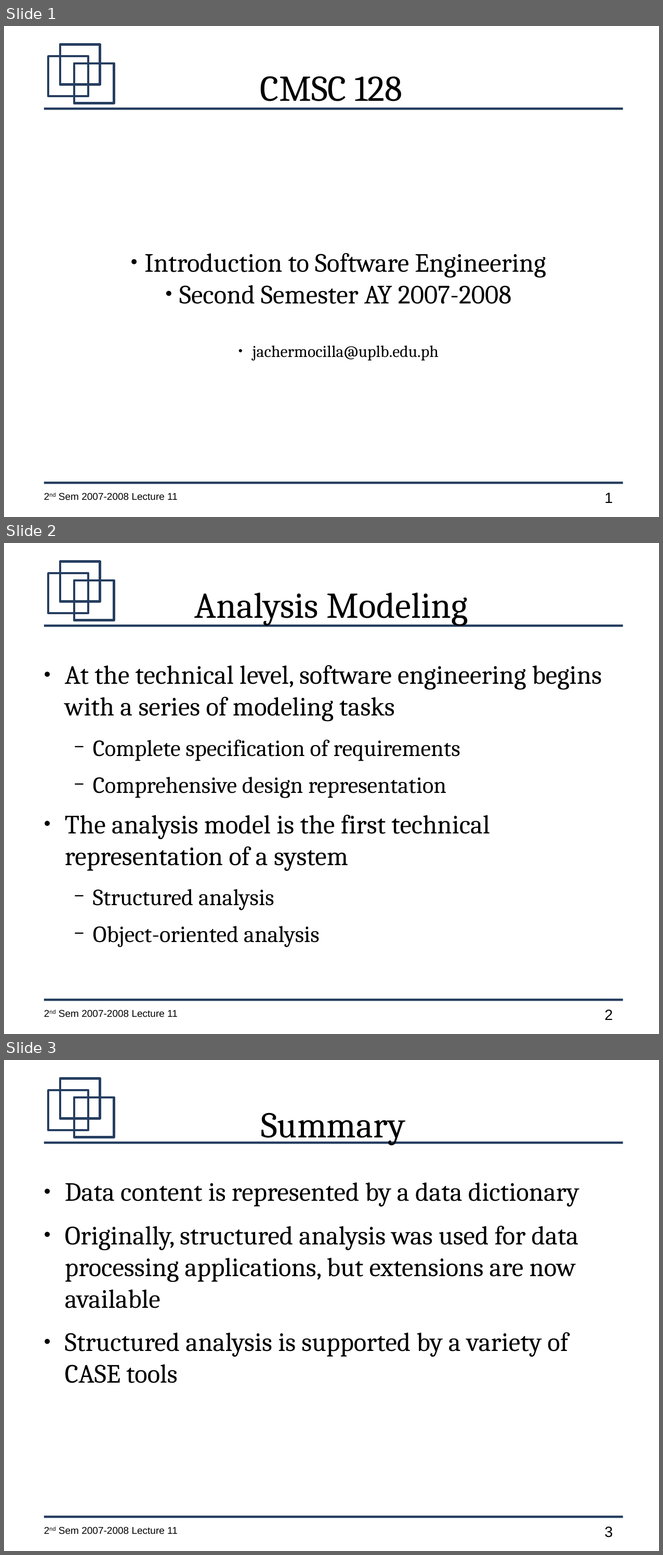
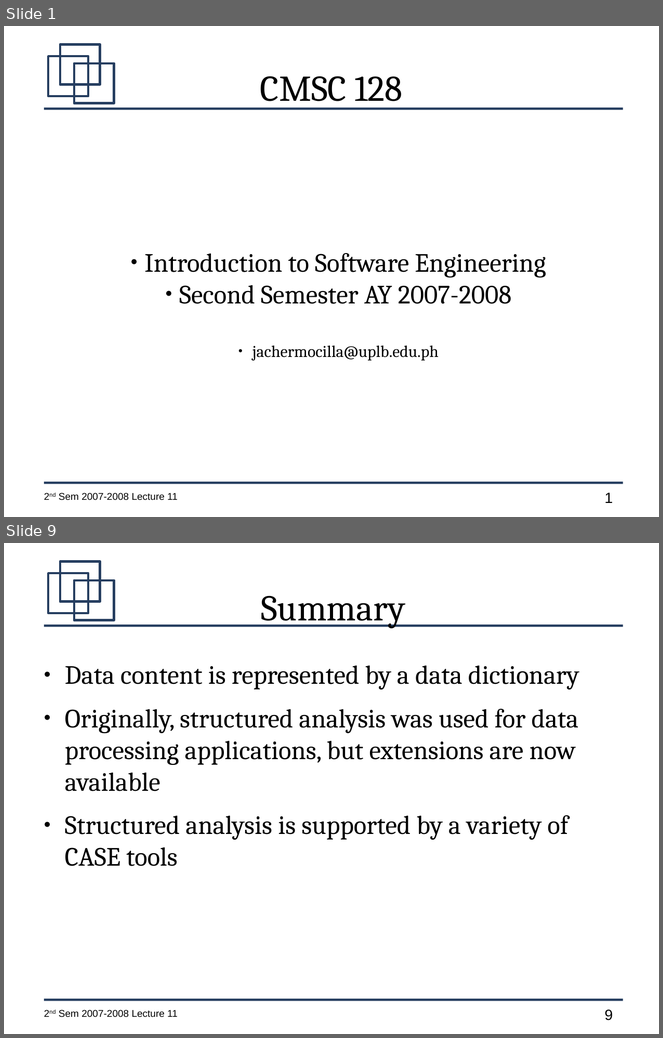
Before and after one commit to jachermocilla/jach-homepage, a slide deck: CMSC128-2nd-Sem-2007-L11.odp. Shown one above the other, each under a label of ours: slides 1, 2 and 3 before the commit, slides 1 and 9 after it; the slides between them are not shown. The pictures are 663x1555 and 663x1038 pixels, drawn with LibreOffice and Linux fonts; fonts in the diff are those of the drawing. Boxes give left, top, right and bottom in pixels: in the first picture for what was removed or moved away, otherwise in the second. Text is boxed around its words. In the diff, an @@ line names an element or a change of style, - is before the commit and + after.

```diff
--- a/CMSC128-2nd-Sem-2007-L11.odp
+++ b/CMSC128-2nd-Sem-2007-L11.odp
@@ slide 2 removed at [4,543,659,1034], background #FFFFFF; not listed: 7 template elements that a slide beside it also shows @@
@@ title removed at [195,592,468,626] @@
-Analysis Modeling
@@ text removed at [65,665,602,948] @@
-● At the technical level, software engineering begins with a series of modeling tasks
-  − Complete specification of requirements
-  − Comprehensive design representation
-● The analysis model is the first technical representation of a system
-  − Structured analysis
-  − Object-oriented analysis
@@ what was slide 3 is now slide 9 @@
@@ page number at [605,1010,613,1021]: text changed @@
-3
+9
```
Also in this commit, not shown: 7 slides added.
